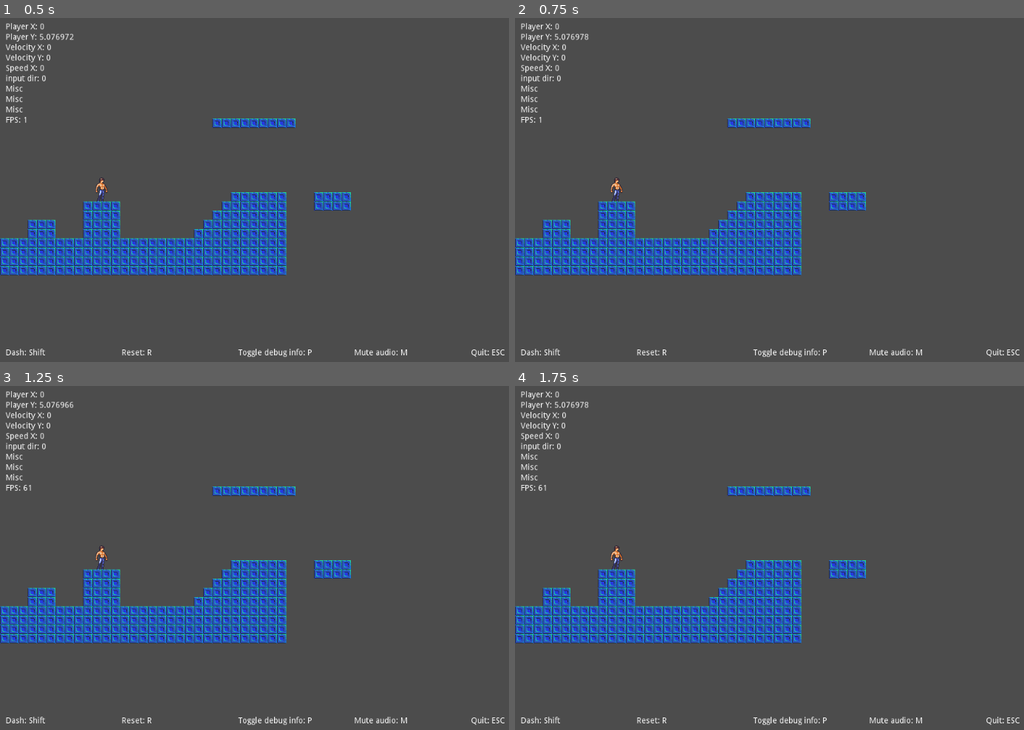
Above: before the commit, frames 1-4 (two rows, left to right).
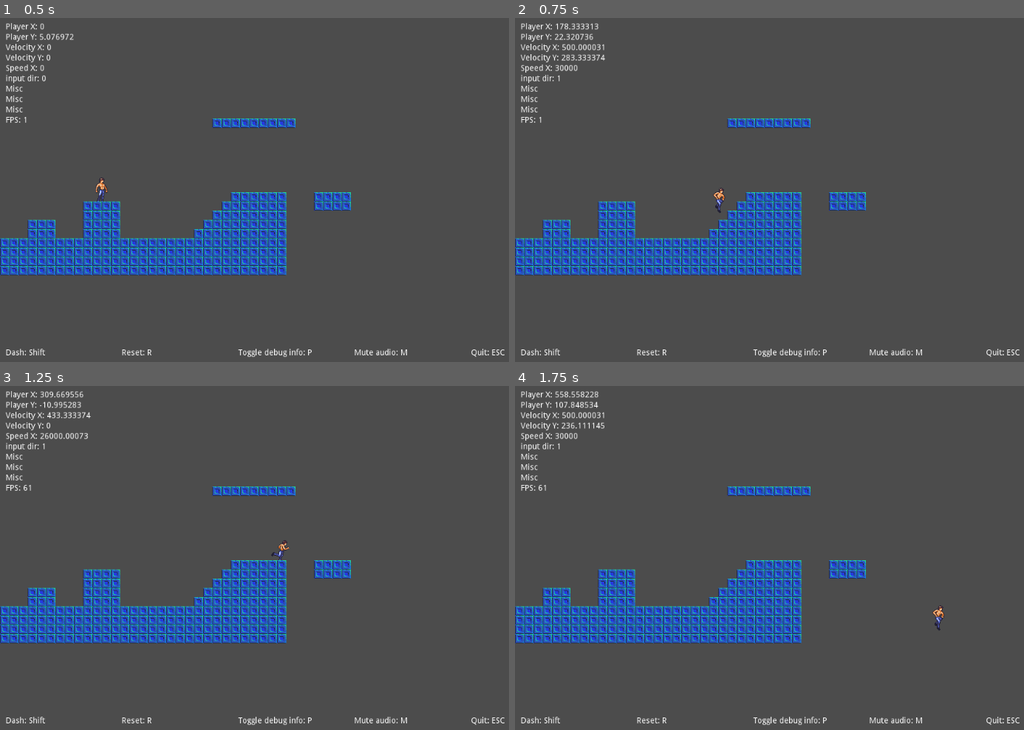
Above: after the commit, the same moments.

Repository: TheoCremers/LD47
Game: Godot game, scene res://Game.tscn
Same seed, same stepped clock (60 frames per second), same inputs: the game is played once before the commit and once after it.
Inputs:
- Up to frame 1 (0.5 s): no input
- Up to frame 2 (0.75 s): hold Right (move_right, bound only after the commit) from 0.53 s (still down); hold Shift (dash_modifier, bound only after the commit) from 0.53 s (still down)
- Up to frame 3 (1.25 s): keep holding Right (move_right, bound only after the commit); keep holding Shift (dash_modifier, bound only after the commit); tap Z (jump, bound only after the commit) at 0.77, 0.8, 1.07 s
- Up to frame 4 (1.75 s): keep holding Right (move_right, bound only after the commit); release Shift (dash_modifier, bound only after the commit) at 1.28 s; tap Z (jump, bound only after the commit) at 1.35, 1.52 s; tap Shift (dash_modifier, bound only after the commit) at 1.55 s

Frame 1 is identical in both runs. In frame 2, 0.5% of the frame differs, in the area x 7-42%, y 1-57%; in frame 3, 0.5%; in frame 4, 0.5%, in the area x 7-85%, y 1-72%.

Commit message:
fix inputmap

Diff:
--- a/project.godot
+++ b/project.godot
@@ -19,6 +19,59 @@
 run/main_scene="res://Game.tscn"
 config/icon="res://icon.png"
 
+[input]
+
+jump={
+"deadzone": 0.5,
+"events": [ Object(InputEventKey,"resource_local_to_scene":false,"resource_name":"","device":0,"alt":false,"shift":false,"control":false,"meta":false,"command":false,"pressed":false,"scancode":90,"unicode":0,"echo":false,"script":null)
+ ]
+}
+move_left={
+"deadzone": 0.5,
+"events": [ Object(InputEventKey,"resource_local_to_scene":false,"resource_name":"","device":0,"alt":false,"shift":false,"control":false,"meta":false,"command":false,"pressed":false,"scancode":16777231,"unicode":0,"echo":false,"script":null)
+ ]
+}
+move_right={
+"deadzone": 0.5,
+"events": [ Object(InputEventKey,"resource_local_to_scene":false,"resource_name":"","device":0,"alt":false,"shift":false,"control":false,"meta":false,"command":false,"pressed":false,"scancode":16777233,"unicode":0,"echo":false,"script":null)
+ ]
+}
+move_up={
+"deadzone": 0.5,
+"events": [ Object(InputEventKey,"resource_local_to_scene":false,"resource_name":"","device":0,"alt":false,"shift":false,"control":false,"meta":false,"command":false,"pressed":false,"scancode":16777232,"unicode":0,"echo":false,"script":null)
+ ]
+}
+move_down={
+"deadzone": 0.5,
+"events": [ Object(InputEventKey,"resource_local_to_scene":false,"resource_name":"","device":0,"alt":false,"shift":false,"control":false,"meta":false,"command":false,"pressed":false,"scancode":16777234,"unicode":0,"echo":false,"script":null)
+ ]
+}
+dash_modifier={
+"deadzone": 0.5,
+"events": [ Object(InputEventKey,"resource_local_to_scene":false,"resource_name":"","device":0,"alt":false,"shift":false,"control":false,"meta":false,"command":false,"pressed":false,"scancode":16777237,"unicode":0,"echo":false,"script":null)
+ ]
+}
+debug_toggle={
+"deadzone": 0.5,
+"events": [ Object(InputEventKey,"resource_local_to_scene":false,"resource_name":"","device":0,"alt":false,"shift":false,"control":false,"meta":false,"command":false,"pressed":false,"scancode":80,"unicode":0,"echo":false,"script":null)
+ ]
+}
+debug_reset={
+"deadzone": 0.5,
+"events": [ Object(InputEventKey,"resource_local_to_scene":false,"resource_name":"","device":0,"alt":false,"shift":false,"control":false,"meta":false,"command":false,"pressed":false,"scancode":82,"unicode":0,"echo":false,"script":null)
+ ]
+}
+mute_audio={
+"deadzone": 0.5,
+"events": [ Object(InputEventKey,"resource_local_to_scene":false,"resource_name":"","device":0,"alt":false,"shift":false,"control":false,"meta":false,"command":false,"pressed":false,"scancode":77,"unicode":0,"echo":false,"script":null)
+ ]
+}
+exit_game={
+"deadzone": 0.5,
+"events": [ Object(InputEventKey,"resource_local_to_scene":false,"resource_name":"","device":0,"alt":false,"shift":false,"control":false,"meta":false,"command":false,"pressed":false,"scancode":16777217,"unicode":0,"echo":false,"script":null)
+ ]
+}
+
 [rendering]
 
 environment/default_environment="res://default_env.tres"
